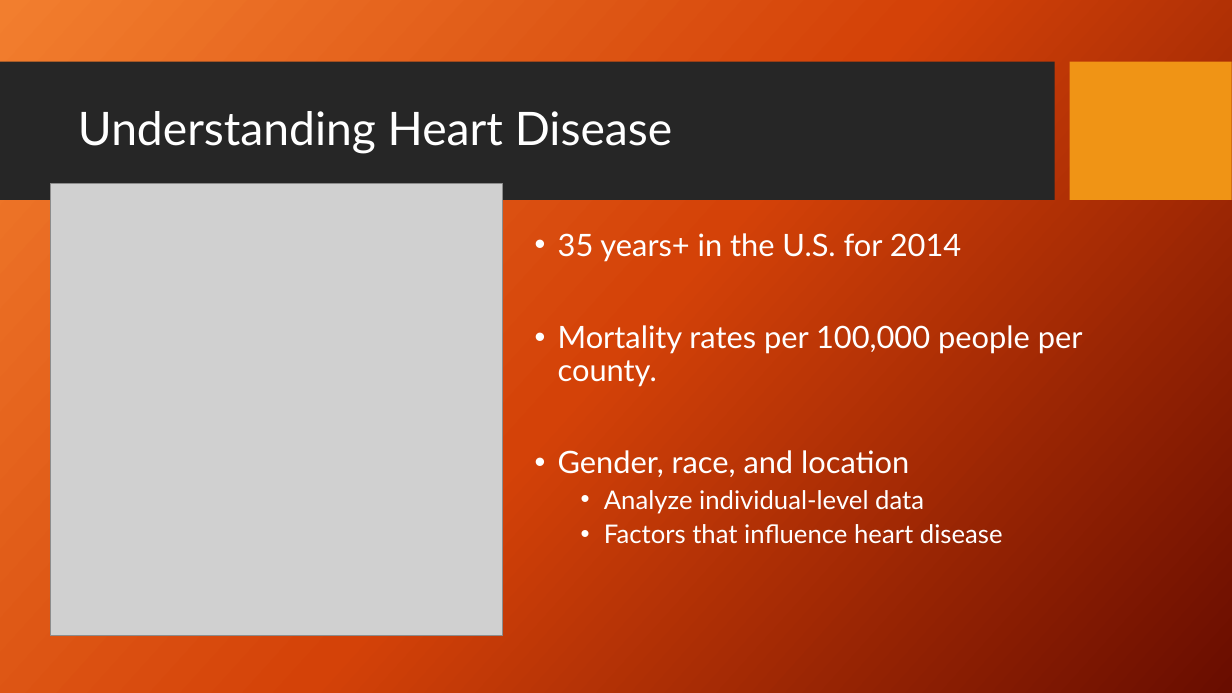
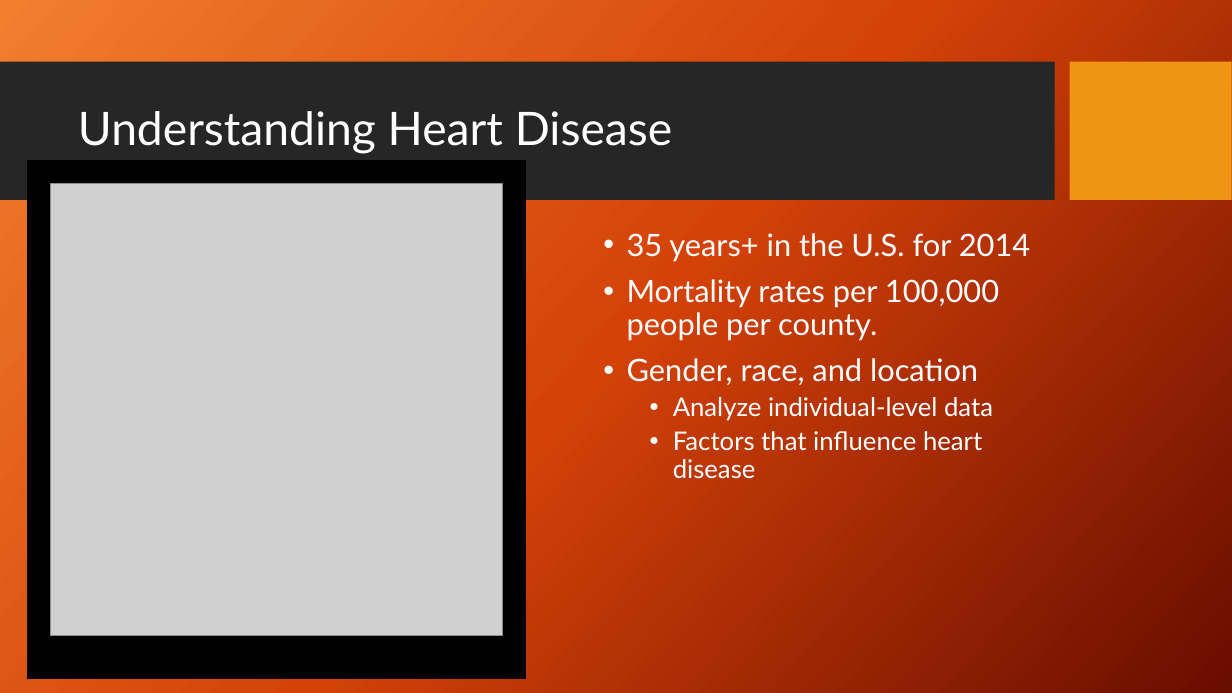
Before and after one commit to Aaron-m-ram/end-to-end-statistical-analysis, a slide deck: slide 3 of Final PP V1.pptx. Drawn at 1232x693 pixels with LibreOffice and Linux fonts; fonts in the diff are those of the drawing; grey boxes stand for pictures; background and template pictures are left out. Boxes give left, top, right and bottom in pixels: in the first picture for what was removed or moved away, otherwise in the second. Text is boxed around its words. In the diff, an @@ line names an element or a change of style, - is before the commit and + after.

```diff
--- a/Final PP V1.pptx
+++ b/Final PP V1.pptx
@@ rectangle added at <box>28,161,526,679</box>, fill #000000, outline #000000 1 pt @@
@@ text "35 years+ in the U.S. ..." rewrapped from <box>558,233,1083,544</box> to <box>627,233,1030,479</box> @@
```
Also in this commit, not shown: 4 other slides changed.
